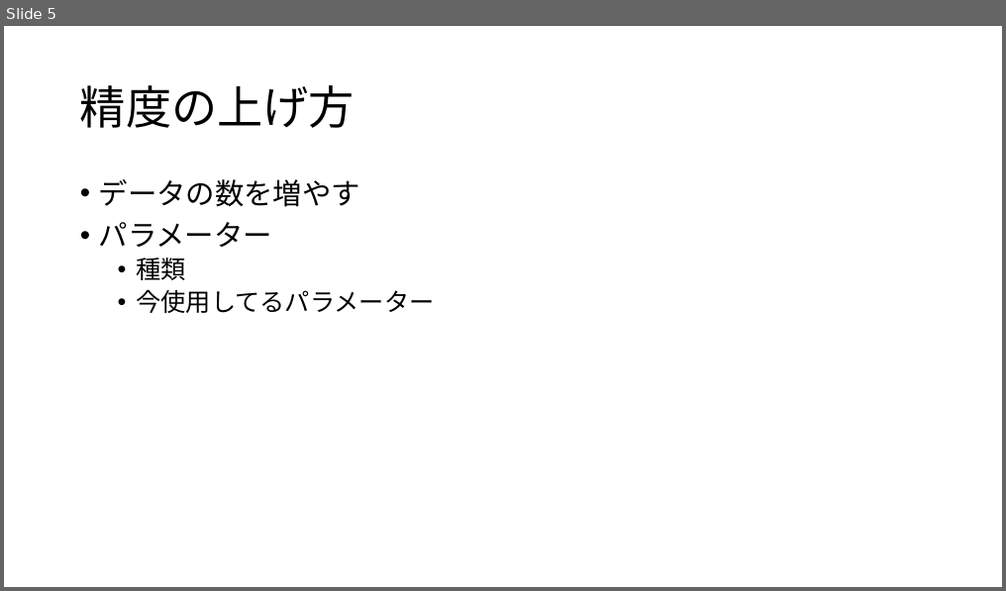
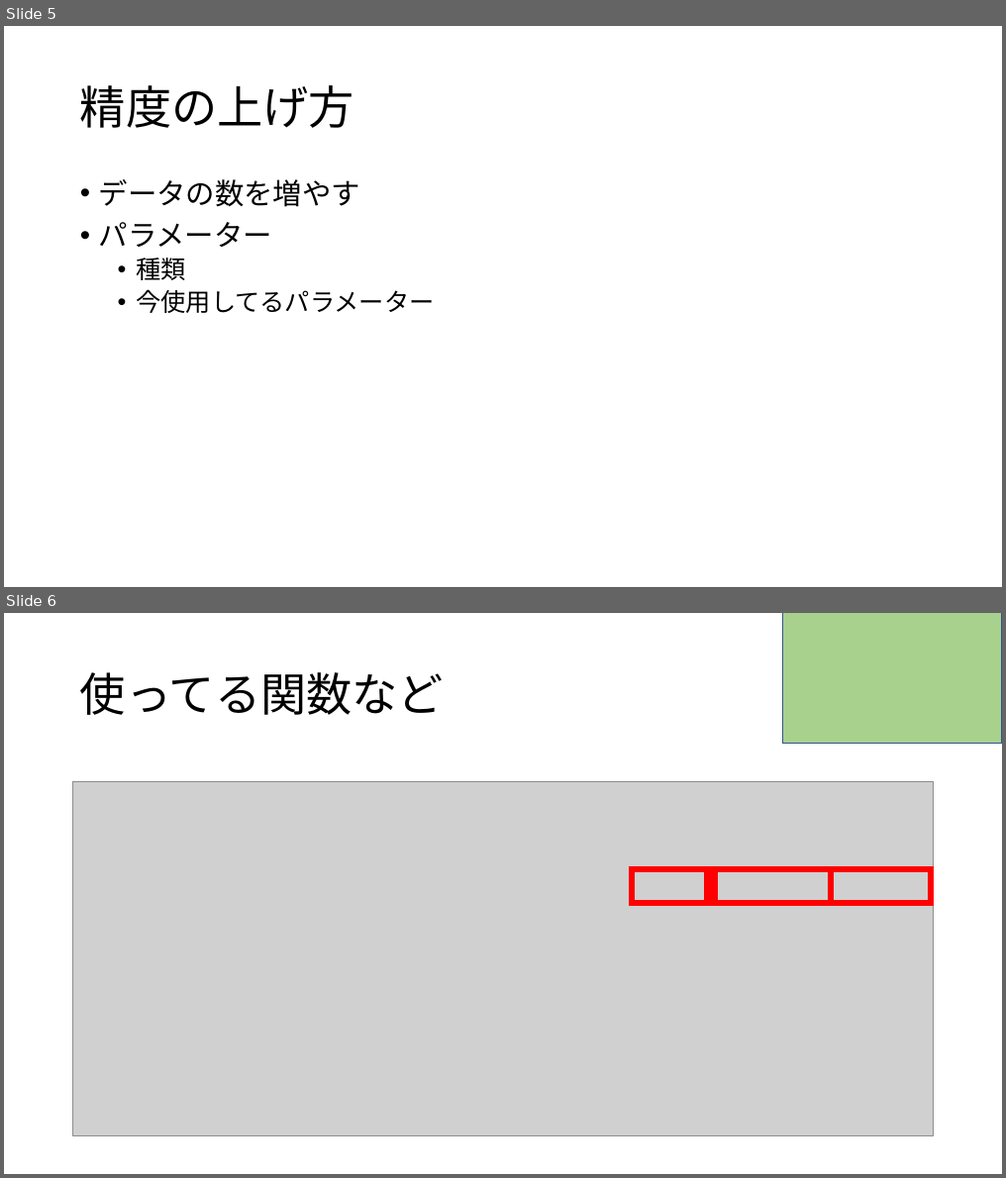
Before and after one commit to RikiishiSuzunosuke/AIspeaker_yosie, a slide deck: presentation/fasttext.pptx. Shown one above the other, each under a label of ours: slide 5 before the commit, slides 5 and 6 after it. The pictures are 1006x591 and 1006x1178 pixels, drawn with LibreOffice and Linux fonts; fonts in the diff are those of the drawing; grey boxes stand for pictures. Boxes give left, top, right and bottom in pixels: in the first picture for what was removed or moved away, otherwise in the second. Text is boxed around its words. In the diff, an @@ line names an element or a change of style, - is before the commit and + after.

```diff
--- a/presentation/fasttext.pptx
+++ b/presentation/fasttext.pptx
@@ slide 6 added at (4,613,1002,1174), background #FFFFFF @@
@@ rectangle added at (782,613,1002,744), fill #A9D18E, outline #325491 1 pt @@
@@ title added at (80,672,444,715), 44 pt, text #000000 @@
+使ってる関数など
@@ picture added at (73,781,934,1137) @@
@@ rectangle added at (632,869,708,903), outline #FF0000 6 pt @@
@@ rectangle added at (715,869,832,903), outline #FF0000 6 pt @@
@@ rectangle added at (831,869,930,903), outline #FF0000 6 pt @@
```
Also in this commit, not shown: 3 slides changed, 1 other slide added, 1 slide removed, 2 other files.
